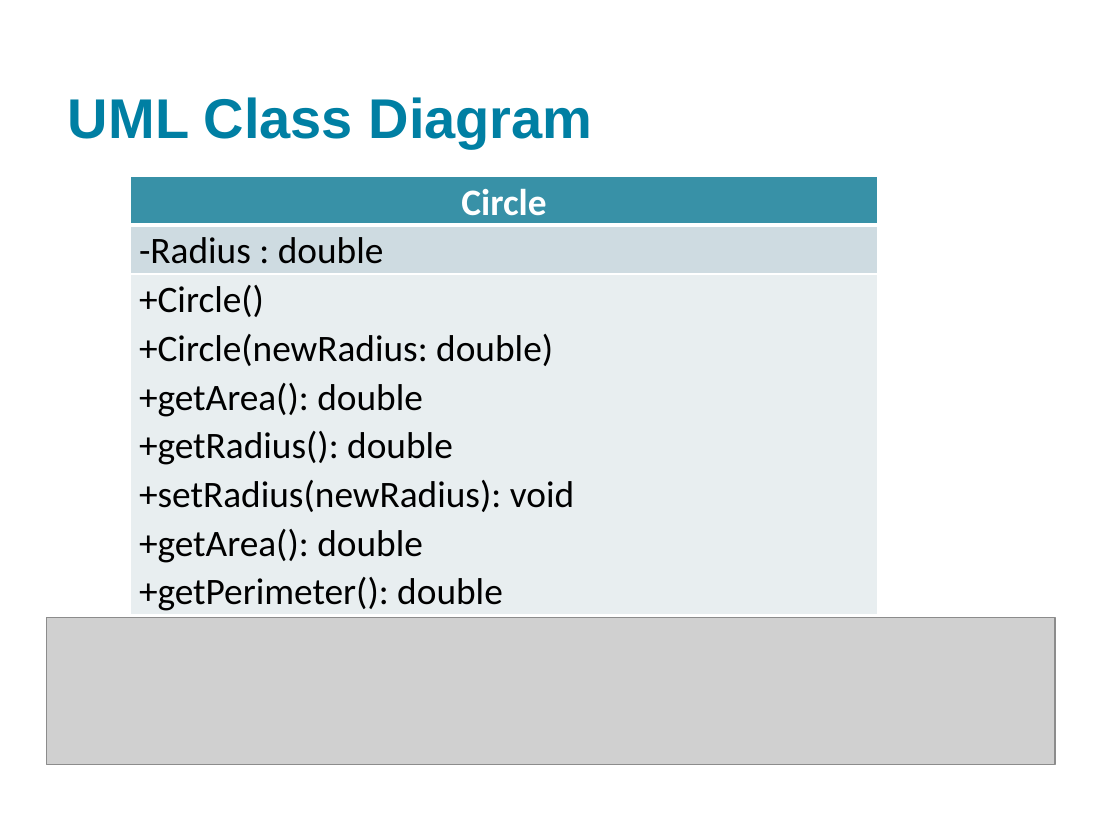
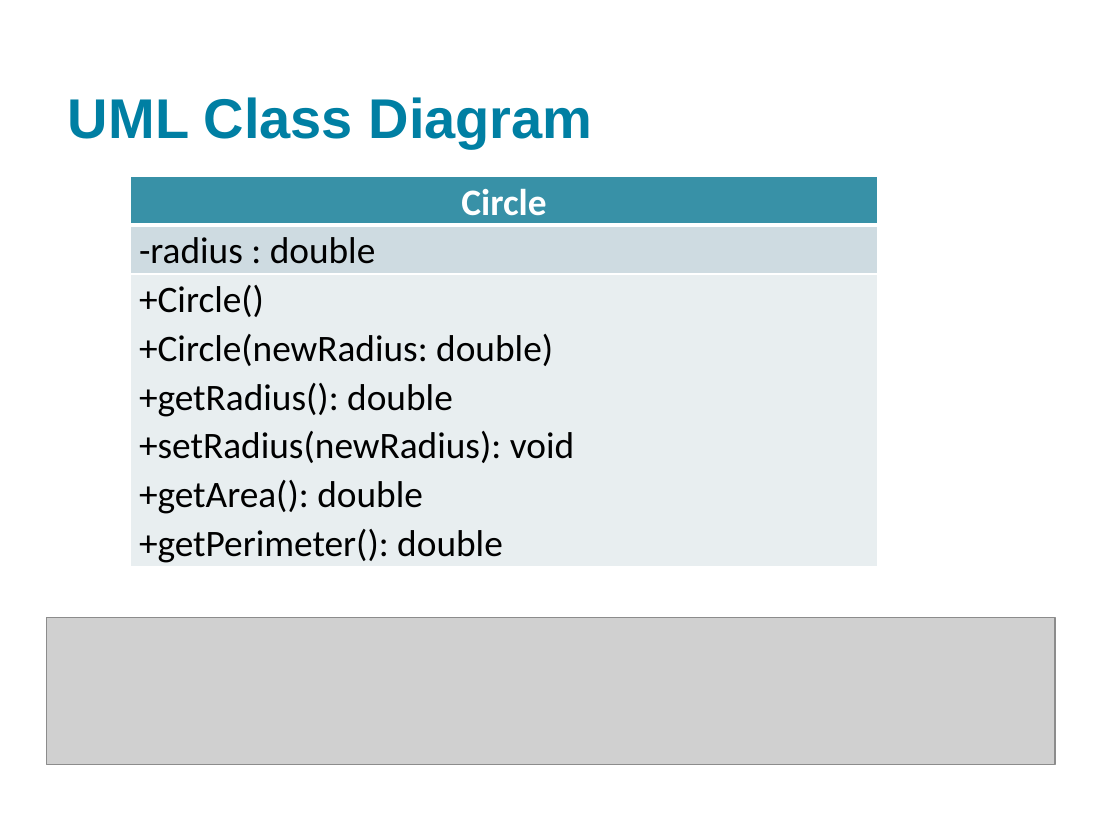
Before and after one commit to bzartoshty/bzartoshty.github.io, a slide deck: slide 12 of COMP110/Lectures/Chapter9/Chapter9.pptx. Drawn at 1120x840 pixels with LibreOffice and Linux fonts; fonts in the diff are those of the drawing; grey boxes stand for pictures. Boxes give left, top, right and bottom in pixels: in the first picture for what was removed or moved away, otherwise in the second. Text is boxed around its words. In the diff, an @@ line names an element or a change of style, - is before the commit and + after.

```diff
--- a/COMP110/Lectures/Chapter9/Chapter9.pptx
+++ b/COMP110/Lectures/Chapter9/Chapter9.pptx
@@ table at [131,177,878,567] @@
-row 2, column 1: -Radius : double
+row 2, column 1: -radius : double
-row 3, column 1: +Circle() / +Circle(newRadius: double) / +getArea(): double / +getRadius(): double / +setRadius(newRadius): void / +getArea(): double / +getPerimeter(): double
+row 3, column 1: +Circle() / +Circle(newRadius: double) / +getRadius(): double / +setRadius(newRadius): void / +getArea(): double / +getPerimeter(): double
```
Also in this commit, not shown: 1 other slide changed, 2 other files.
